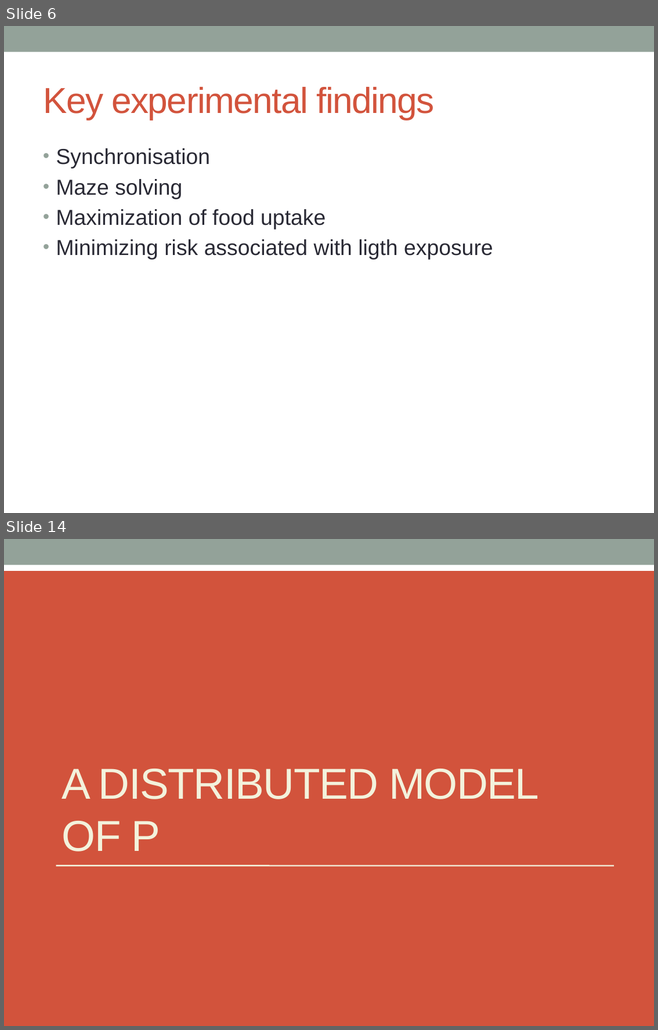
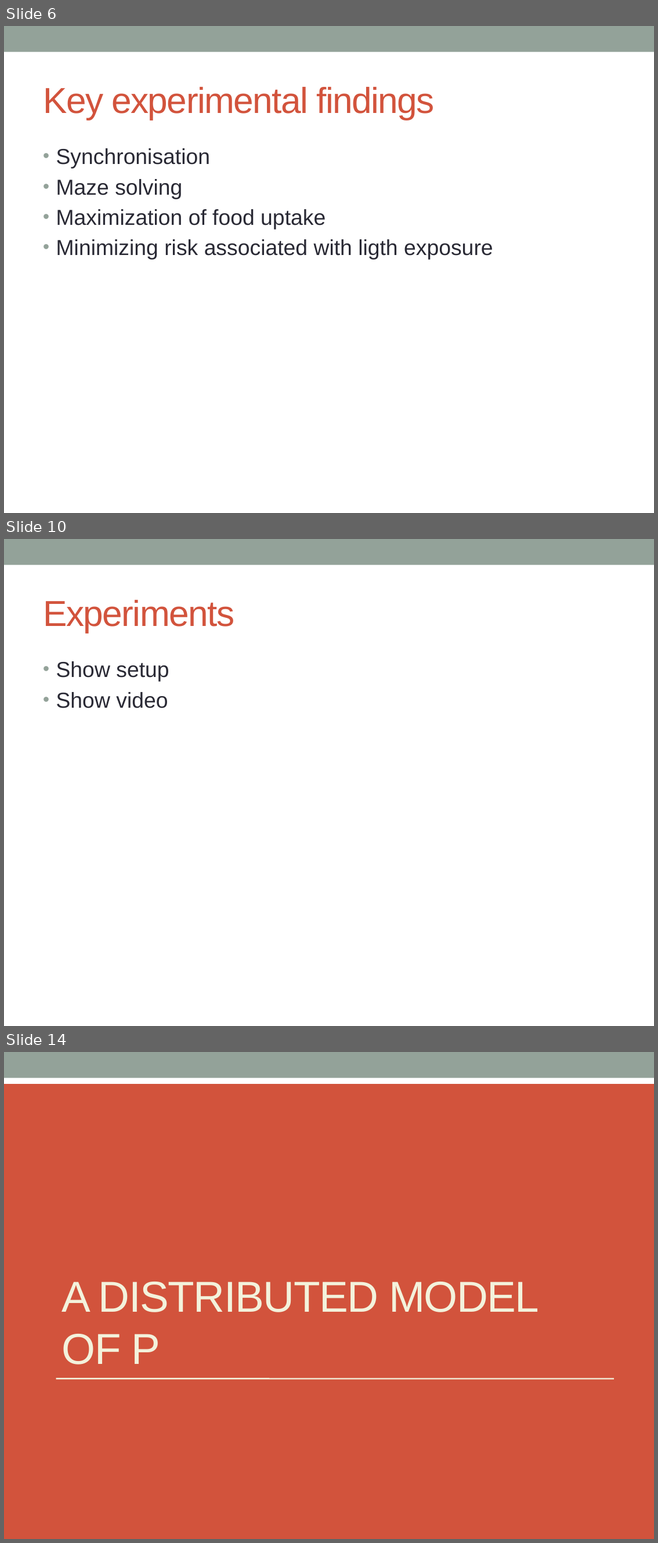
Before and after one commit to 05dirnbe/defense, a slide deck: draft.pptx. Shown one above the other, each under a label of ours: slides 6 and 14 before the commit, slides 6, 10 and 14 after it; the slides between them are not shown. The pictures are 658x1030 and 658x1543 pixels, drawn with LibreOffice and Linux fonts; fonts in the diff are those of the drawing. Boxes give left, top, right and bottom in pixels: in the first picture for what was removed or moved away, otherwise in the second. Text is boxed around its words. In the diff, an @@ line names an element or a change of style, - is before the commit and + after.

```diff
--- a/draft.pptx
+++ b/draft.pptx
@@ slide 10 added at <box>4,539,654,1026</box>, background #FFFFFF; not listed: 1 template element that a slide beside it also shows @@
@@ title added at <box>43,600,234,633</box>, 40 pt, text #D2533C @@
+Experiments
@@ text added at <box>56,661,169,708</box>, 24 pt, text #292934 @@
+• Show setup
+• Show video
```
Also in this commit, not shown: 8 slides changed, 1 slide removed.
